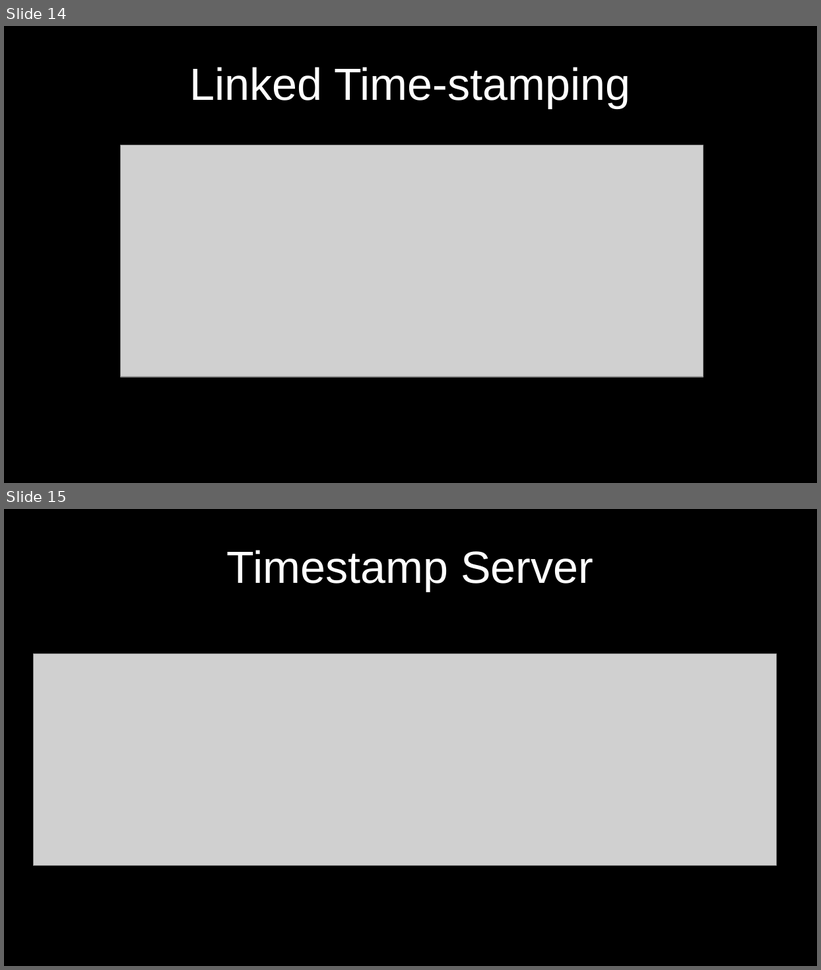
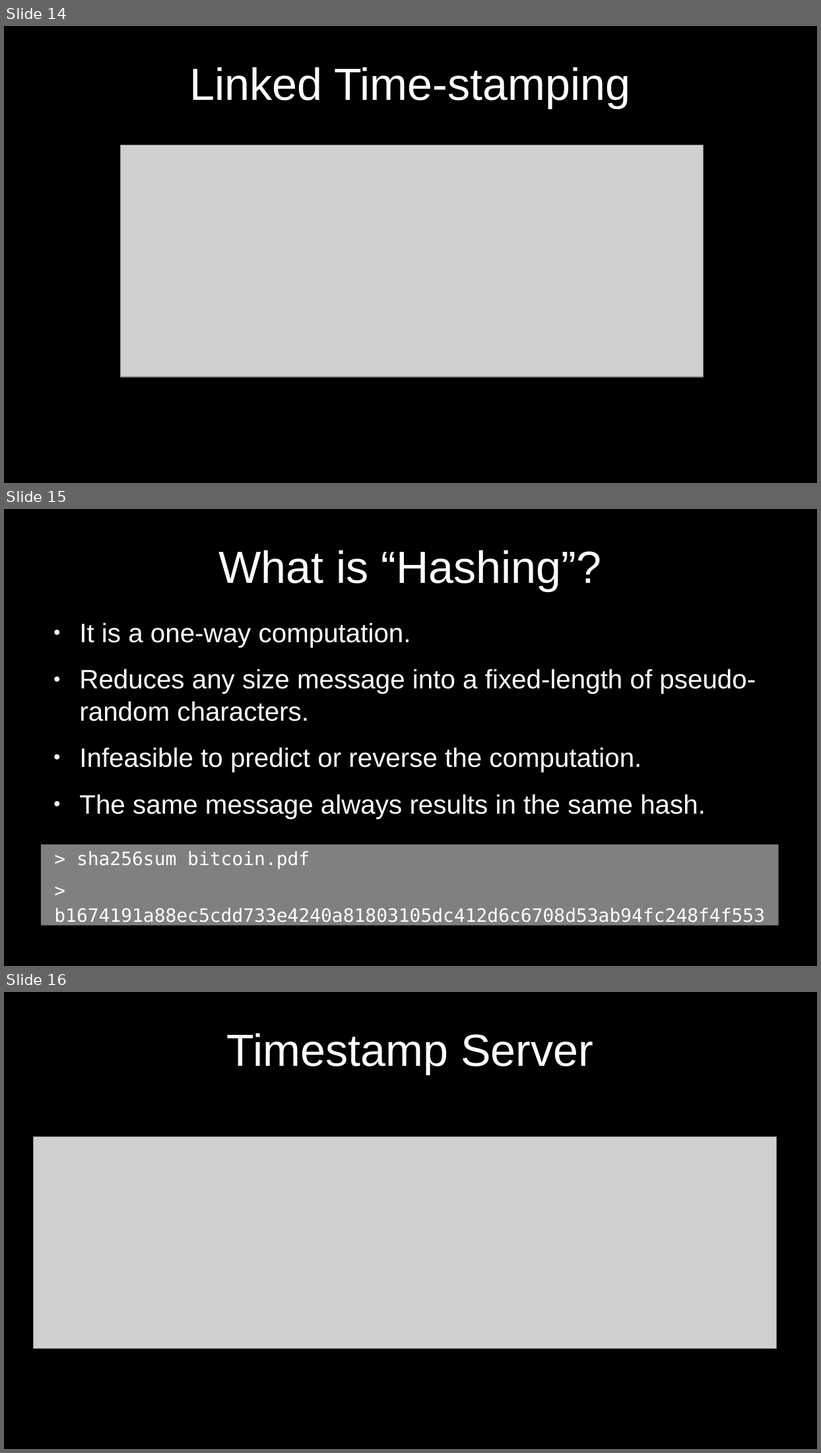
Before and after one commit to cmdruid/bitcoin-programming, a slide deck: slides/bitcoin-whitepaper-review.odp. Shown one above the other, each under a label of ours: slides 14 and 15 before the commit, slides 14, 15 and 16 after it. The pictures are 821x970 and 821x1453 pixels, drawn with LibreOffice and Linux fonts; fonts in the diff are those of the drawing; grey boxes stand for pictures. Boxes give left, top, right and bottom in pixels: in the first picture for what was removed or moved away, otherwise in the second. Text is boxed around its words. In the diff, an @@ line names an element or a change of style, - is before the commit and + after.

```diff
--- a/slides/bitcoin-whitepaper-review.odp
+++ b/slides/bitcoin-whitepaper-review.odp
@@ slide 15 added at (4, 509, 817, 966), background #000000 @@
@@ title added at (218, 550, 602, 591), 44 pt, text #FFFFFF @@
+What is “Hashing”?
@@ text added at (79, 623, 756, 819), 26 pt, text #FFFFFF @@
+● It is a one-way computation.
+● Reduces any size message into a fixed-length of pseudo-random characters.
+● Infeasible to predict or reverse the computation.
+● The same message always results in the same hash.
@@ rectangle added at (41, 845, 779, 926), fill #808080, 18 pt, text #FFFFFF @@
+> sha256sum bitcoin.pdf
+> b1674191a88ec5cdd733e4240a81803105dc412d6c6708d53ab94fc248f4f553
@@ what was slide 15 is now slide 16 @@
```
Also in this commit, not shown: 5 slides changed, 4 other slides added, 1 slide removed, 7 other files.
